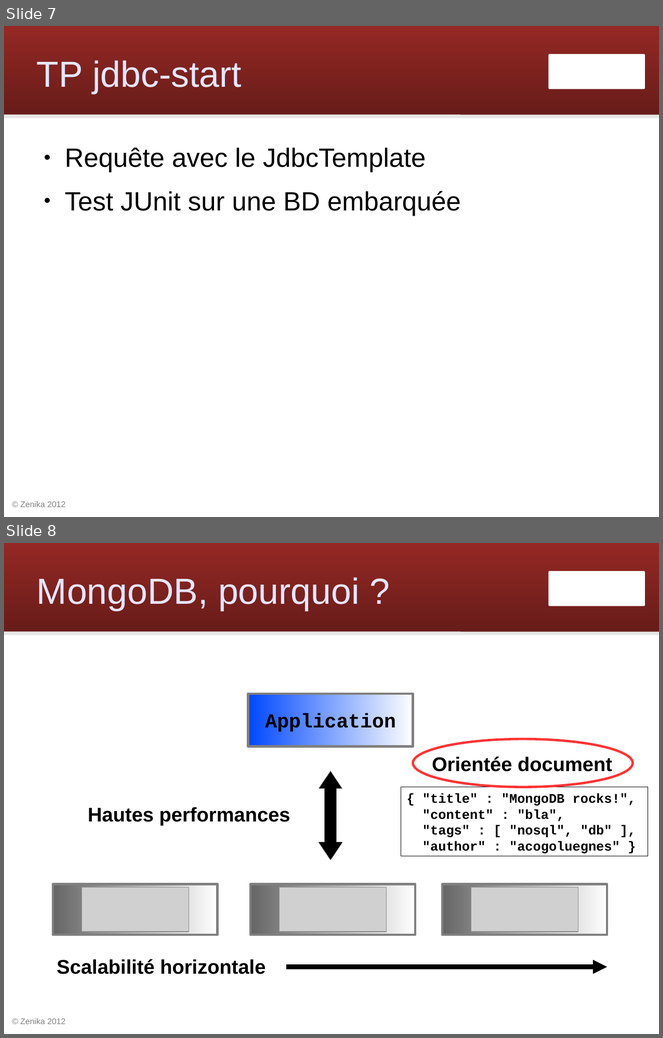
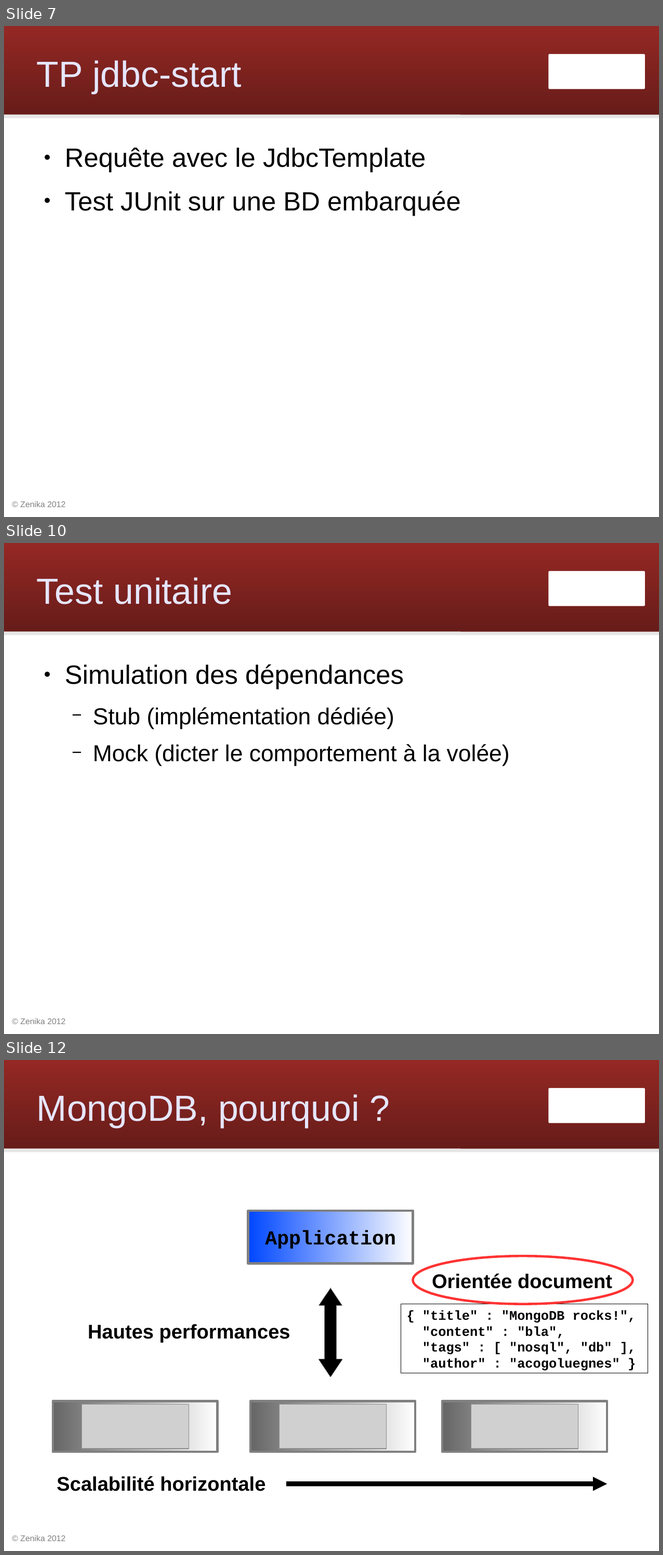
Before and after one commit to Zenika/workshop-spring-core, a slide deck: spring-workshop.odp. Shown one above the other, each under a label of ours: slides 7 and 8 before the commit, slides 7, 10 and 12 after it; the slides between them are not shown. The pictures are 663x1038 and 663x1555 pixels, drawn with LibreOffice and Linux fonts; fonts in the diff are those of the drawing; grey boxes stand for pictures; background and template pictures are left out. Boxes give left, top, right and bottom in pixels: in the first picture for what was removed or moved away, otherwise in the second. Text is boxed around its words. In the diff, an @@ line names an element or a change of style, - is before the commit and + after.

Commit message:
slides test unitaires

```diff
--- a/spring-workshop.odp
+++ b/spring-workshop.odp
@@ slide 10 added at [4,543,659,1034], background #FFFFFF; not listed: 4 template elements that a slide beside it also shows @@
@@ title added at [37,577,232,604], 44 pt, text #E6E6FF @@
+Test unitaire
@@ text added at [65,664,510,766], 28 pt, text #000000 @@
+● Simulation des dépendances
+  − Stub (implémentation dédiée)
+  − Mock (dicter le comportement à la volée)
@@ what was slide 8 is now slide 12 @@
```
Also in this commit, not shown: 3 other slides added.
